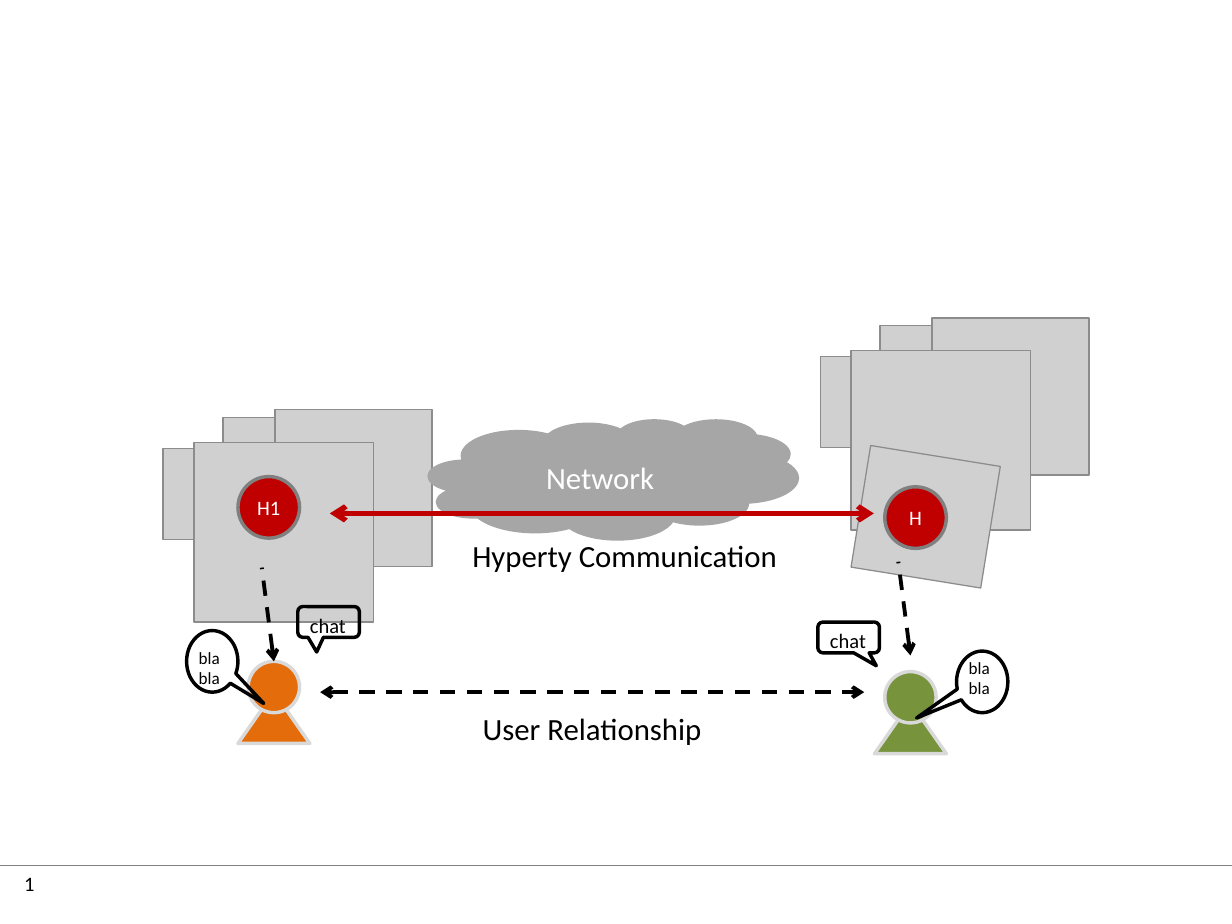
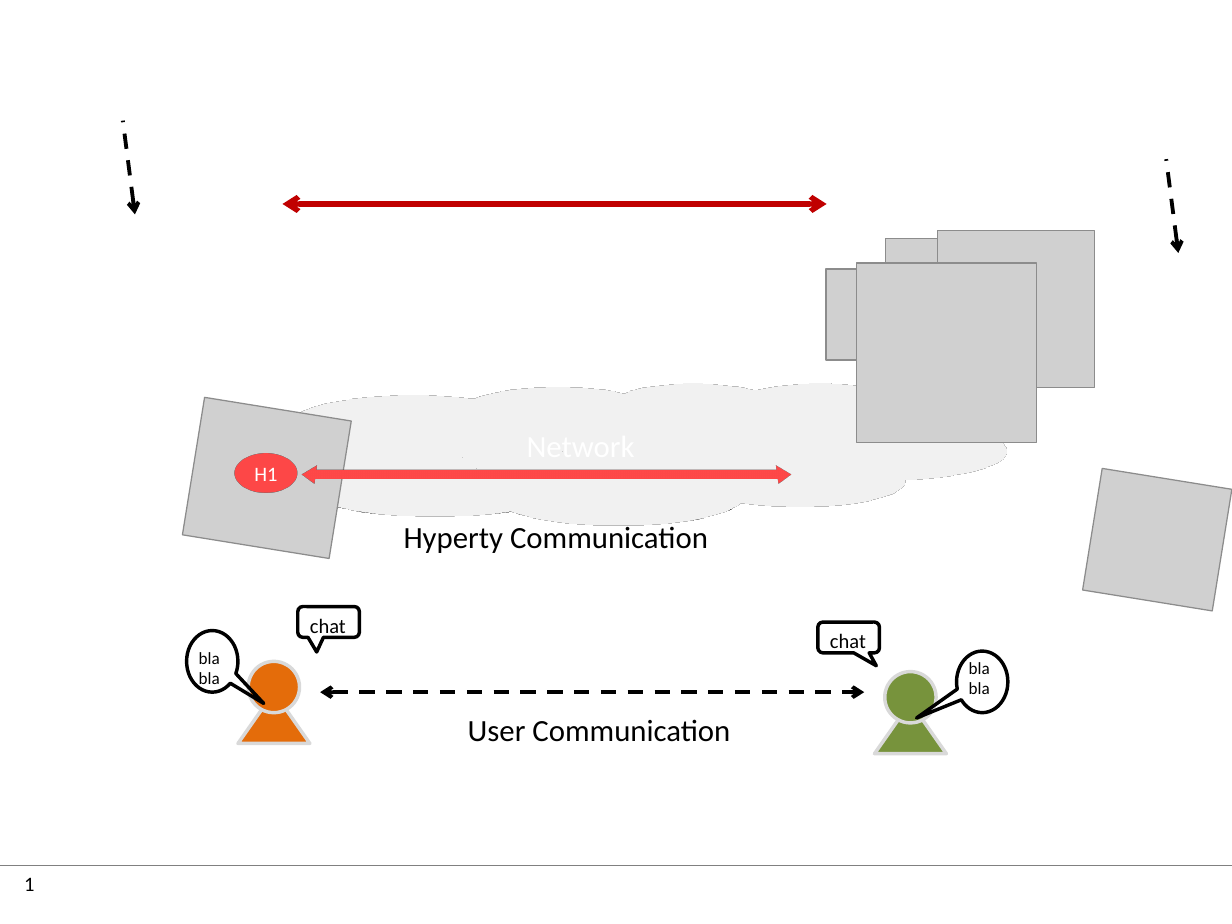
Before and after one commit to reTHINK-project/dev-service-framework, a slide deck: slide 1 of docs/manuals/images.pptx. Drawn at 1232x924 pixels with LibreOffice and Linux fonts; fonts in the diff are those of the drawing; grey boxes stand for pictures; background and template pictures are left out. Boxes give left, top, right and bottom in pixels: in the first picture for what was removed or moved away, otherwise in the second. Text is boxed around its words. In the diff, an @@ line names an element or a change of style, - is before the commit and + after.

Commit message:
manuals update: - hyperty picture improved - trust model reviewed

```diff
--- a/docs/manuals/images.pptx
+++ b/docs/manuals/images.pptx
@@ arrow moved from (274, 662) - (261, 568) to (136, 214) - (123, 121) @@
@@ arrow moved from (910, 655) - (898, 562) to (1178, 253) - (1167, 159) @@
@@ double arrow moved from (330, 514) - (873, 514) to (282, 205) - (827, 205) @@
@@ picture: place and size @@
-picture at [880,325,955,400]
+picture at [886,239,961,314]
@@ picture: place and size @@
-picture at [933,318,1089,474]
+picture at [938,230,1094,387]
@@ picture: place and size @@
-picture at [821,356,912,447]
+picture at [825,269,917,360]
@@ picture: place and size @@
-picture at [851,350,1031,530]
+picture at [856,262,1036,442]
@@ thought cloud "Network": place and size @@
-thought cloud "Network" at [428,419,798,541]
+thought cloud "Network" at [212,340,1005,562]
@@ picture added at [182,397,351,558] @@
@@ group removed at [163,410,431,622]: 4 pictures @@
@@ ellipse "H1": place and size @@
-ellipse "H1" at [238,477,299,538]
+ellipse "H1" at [235,442,297,504]
@@ left right arrow added at [302,460,791,488], fill #C00000 @@
@@ picture: place and size @@
-picture at [851,445,1001,588]
+picture at [1083,468,1232,611]
@@ ellipse removed at [885,487,946,548] @@
-H
@@ text "Hyperty Communication" rewrapped from [472,545,777,572] to [404,522,708,553] @@
@@ text at [468,719,730,742]: text changed @@
-User Relationship
+User Communication
```
Also in this commit, not shown: 1 other slide changed, 5 slides added, 1 slide removed, 3 other files.
